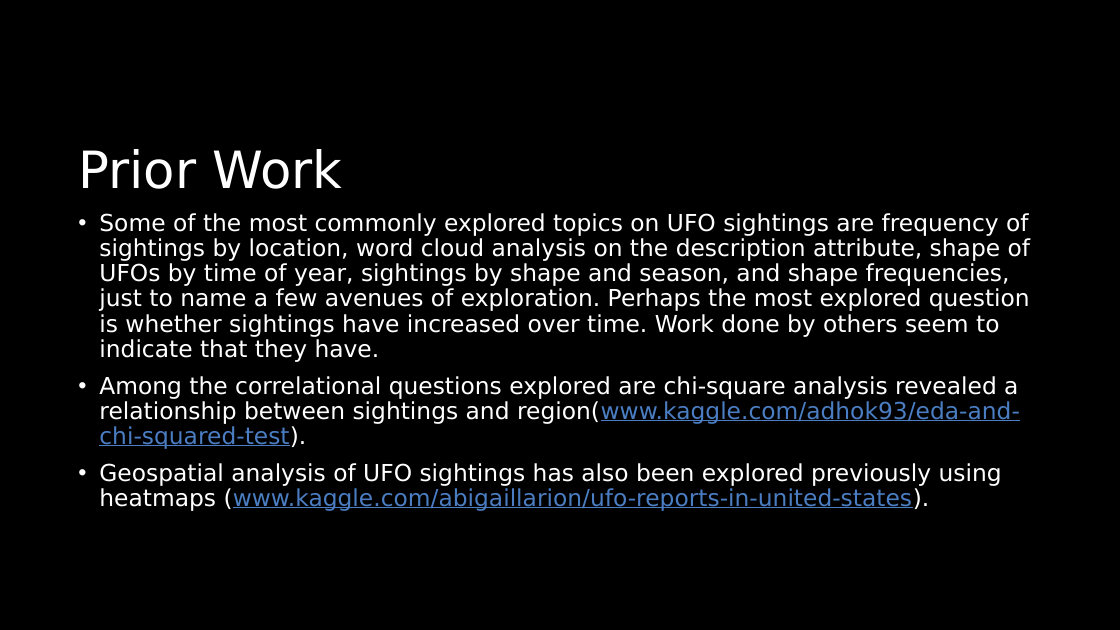
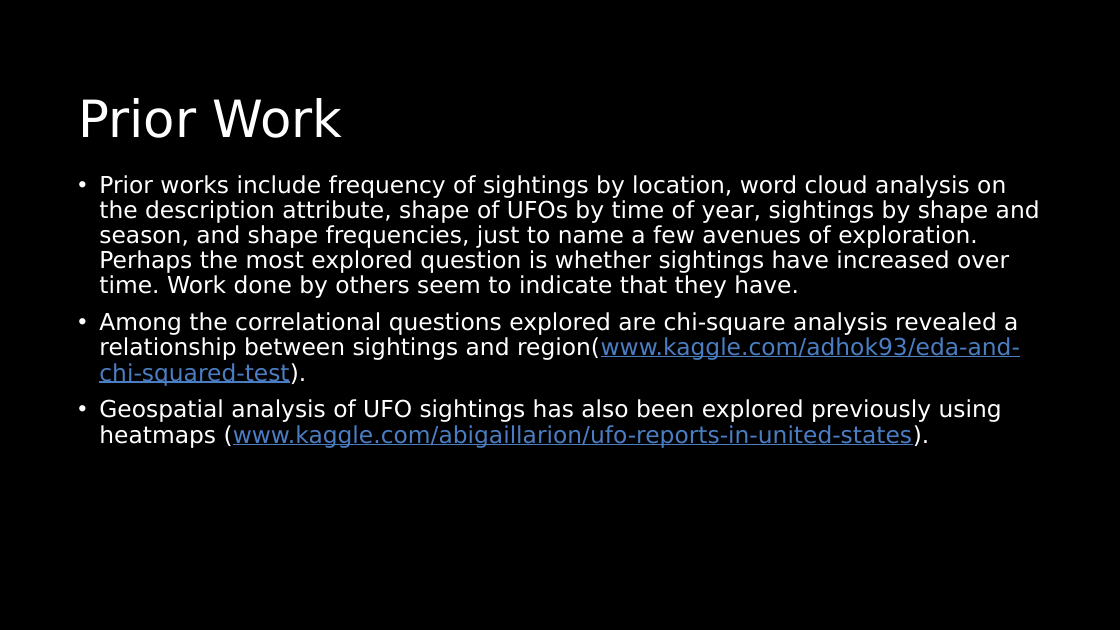
Before and after one commit to KWolley/CSPB4502_DreamTeam, a slide deck: slide 4 of UFO_presidentalElections.pptx. Drawn at 1120x630 pixels with LibreOffice and Linux fonts; fonts in the diff are those of the drawing. Boxes give left, top, right and bottom in pixels: in the first picture for what was removed or moved away, otherwise in the second. Text is boxed around its words. In the diff, an @@ line names an element or a change of style, - is before the commit and + after.

```diff
--- a/UFO_presidentalElections.pptx
+++ b/UFO_presidentalElections.pptx
@@ title "Prior Work": place and size @@
-title "Prior Work" at bbox=[78, 149, 343, 189]
+title "Prior Work" at bbox=[78, 98, 343, 138]
@@ text "Prior works include frequency of ...": place and size @@
-text "Prior works include frequency of ..." at bbox=[99, 213, 1030, 511]
+text "Prior works include frequency of ..." at bbox=[99, 175, 1040, 448]
@@ text at bbox=[99, 175, 1040, 298]: text changed @@
-• Some of the most commonly explored topics on UFO sightings are frequency of sightings by location, word cloud analysis on the description attribute, shape of UFOs by time of year, sightings by shape and season, and shape frequencies, just to name a few avenues of exploration. Perhaps the most explored question is whether sightings have increased over time. Work done by others seem to indicate that they have.
+• Prior works include frequency of sightings by location, word cloud analysis on the description attribute, shape of UFOs by time of year, sightings by shape and season, and shape frequencies, just to name a few avenues of exploration. Perhaps the most explored question is whether sightings have increased over time. Work done by others seem to indicate that they have.
```
Also in this commit, not shown: 6 other slides changed.
